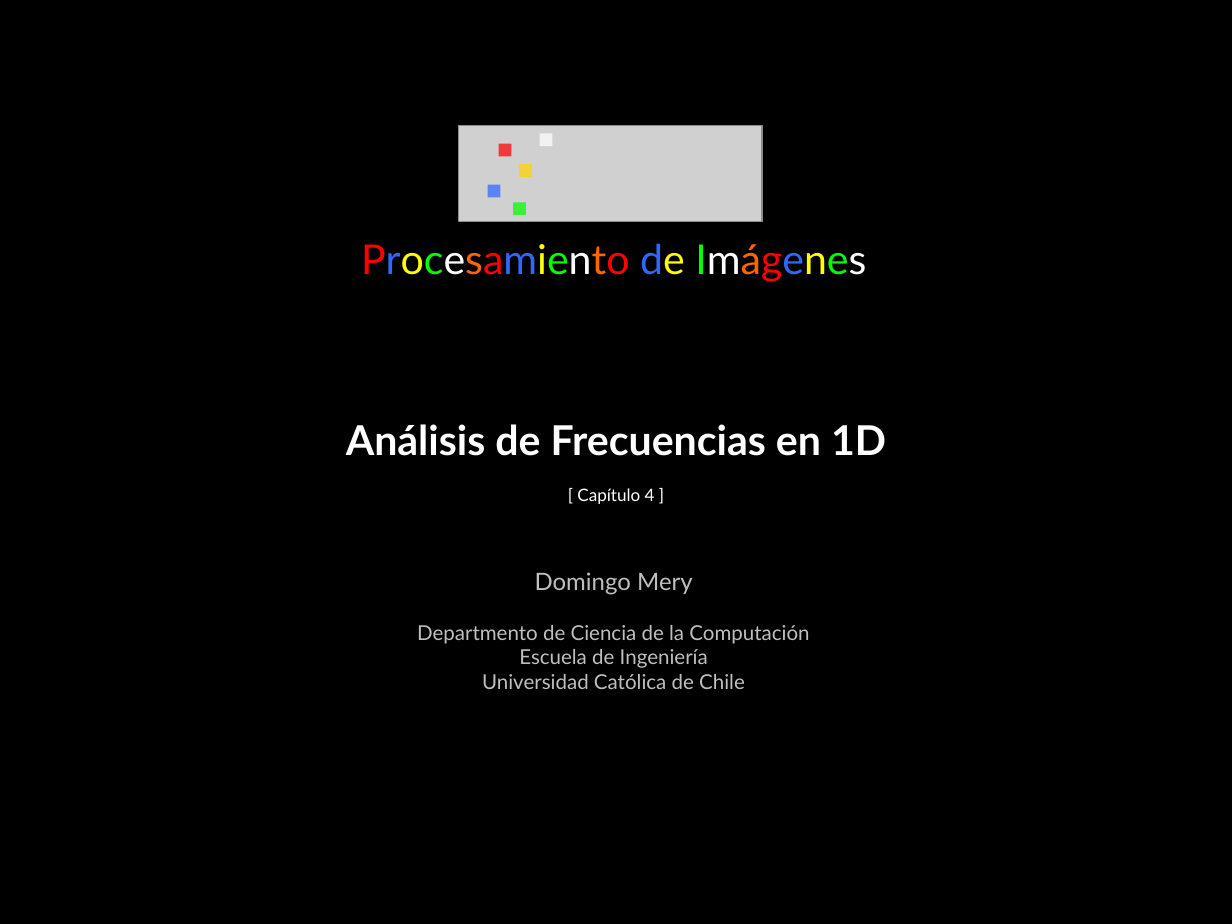
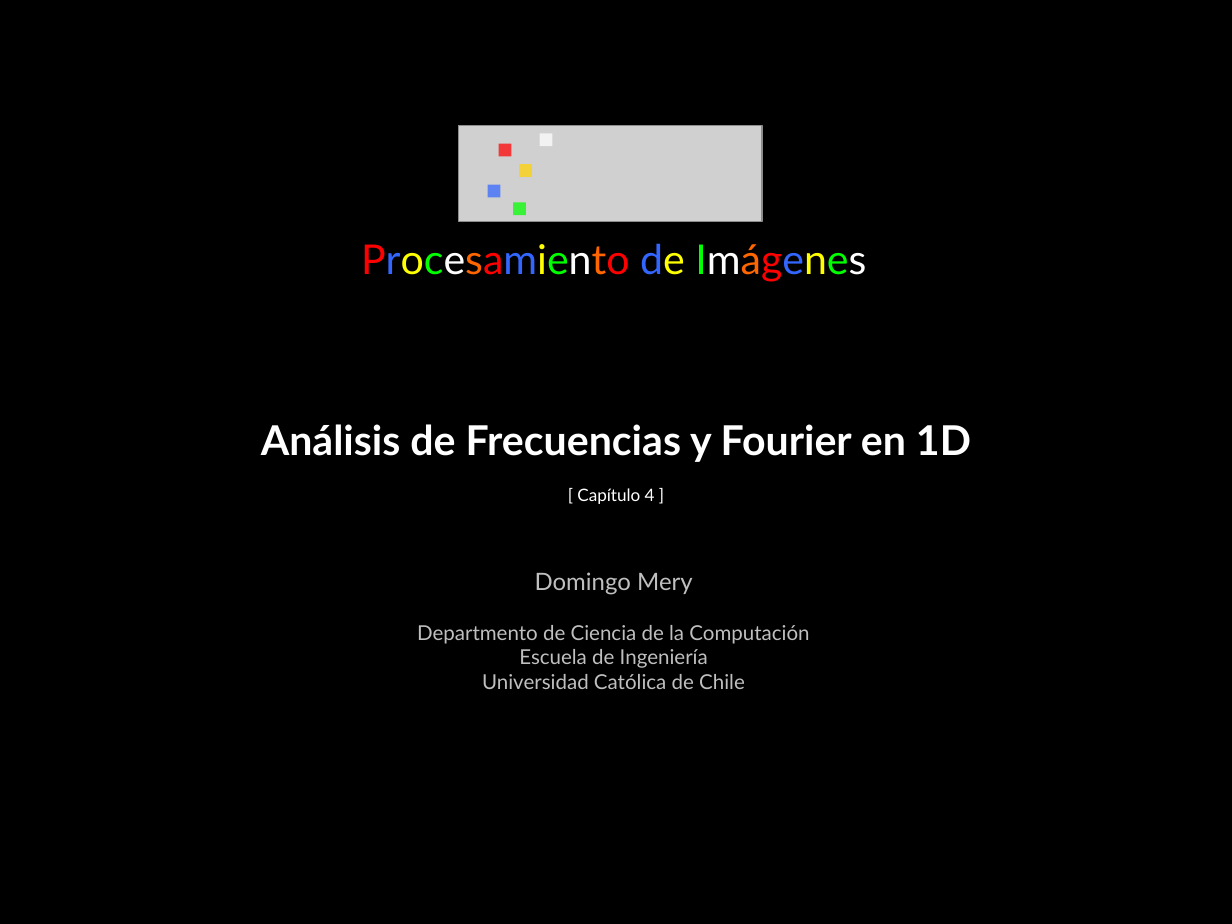
Before and after one commit to domingomery/imagenes, a slide deck: slide 1 of clases/Cap04_Sistemas_Lineales/presentations/IMG04_Fourier1D.pptx. Drawn at 1232x924 pixels with LibreOffice and Linux fonts; fonts in the diff are those of the drawing; grey boxes stand for pictures. Boxes give left, top, right and bottom in pixels: in the first picture for what was removed or moved away, otherwise in the second. Text is boxed around its words. In the diff, an @@ line names an element or a change of style, - is before the commit and + after.

```diff
--- a/clases/Cap04_Sistemas_Lineales/presentations/IMG04_Fourier1D.pptx
+++ b/clases/Cap04_Sistemas_Lineales/presentations/IMG04_Fourier1D.pptx
@@ text at [261, 424, 971, 462]: text changed @@
-Análisis de Frecuencias en 1D
+Análisis de Frecuencias y Fourier en 1D
```
Also in this commit, not shown: 3 other slides changed.
